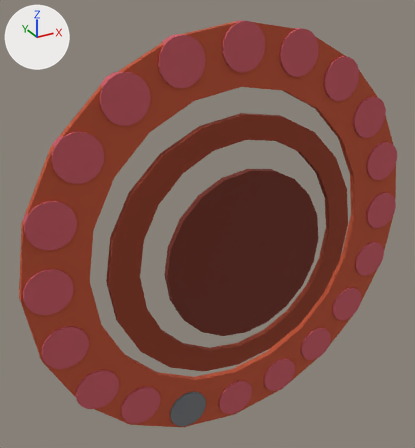
Before and after pictures for a commit that changed the OBJ model Resources/Violence.obj.
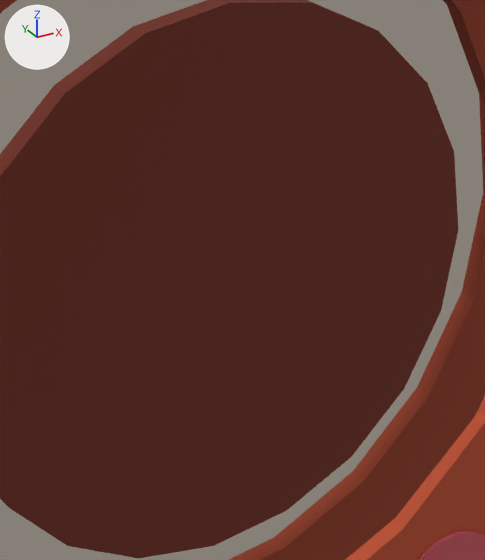
Each version appears first whole from a camera (50 mm lens) standing at (-129.6, -208.5, 116.9) and looking at (-13.4, 3.0, 11.2), and next in a close-up on the part from 44% to 79% of the width and 38% to 75% of the height. Lighting does not change. The marker at upper left points along +X, +Y and +Z. Where no turn or scale is listed for an object, it has been applied to the vertices.

Objects in the first close-up: 'obj_0'.
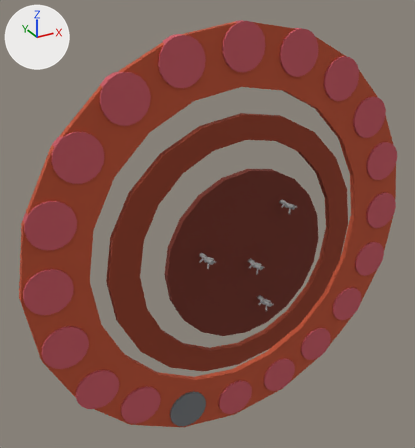
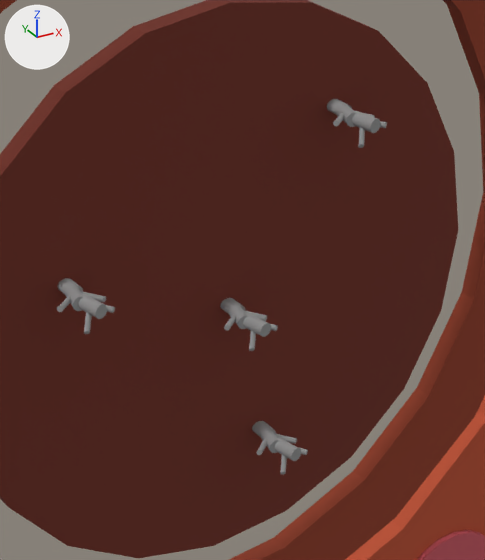
Edits to the bpy script that builds the scene:
```text
Add mat_color_4868682:
    mat_color_4868682 = principled_material('color_4868682')
    mat_color_4868682.base_color = (0.29, 0.29, 0.29)  # grey #939393
    mat_color_4868682.roughness = 1.0
Change me_obj_0:
    used by ob_obj_0; location = (0.0, 0.0, 0.0)
    remove me_obj_0.from_pydata(...)  # 1378 vertices, 2752 faces; spans x -100.0..100.0, y -12.0..0.0, z -101.0..99.0
    add me_obj_0.from_pydata(...)  # 5973 vertices, 11942 faces; spans x -100.0..100.0, y -21.0..0.0, z -101.0..99.0
    me_obj_0 part 1: 4595 vertices added at x -29.0..20.0, y -21.0..-12.0, z -28.0..23.0
    add me_obj_0.materials.append(mat_color_4868682)  # grey #939393
```

Boxes [x1, y1, x2, y2] around the edits, measured in the close-ups (485 x 560 px):
part 1 of me_obj_0, added: after [0, 3, 458, 558]
